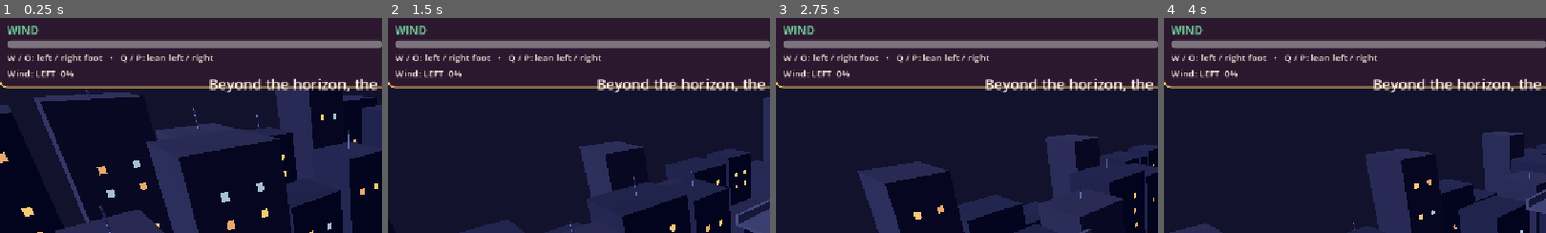
Above: before the commit, frames 1-4 (left to right).
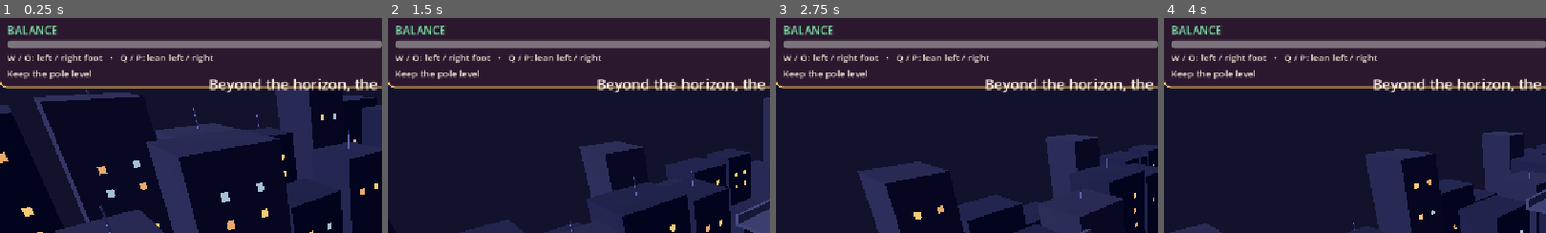
Above: after the commit, the same moments.

Repository: Ady-computerscience/tightrope_walker_alpha
Game: Godot game, scene res://scenes/main.tscn
The game is run twice, just before and just after one commit, with the same random seed, the same clock (stepped at 60 frames per second) and the same inputs.
Inputs:
- Up to frame 1 (0.25 s): no input
- Up to frame 2 (1.5 s): tap Enter at 0.5 s; hold P (lean_right) 0.53-1.28 s; tap Space (release) at 0.6, 1.35 s; hold Q (lean_left) from 1.28 s (still down)
- Up to frame 3 (2.75 s): release Q (lean_left) at 2.03 s; hold P (lean_right) from 2.03 s (still down); tap E at 2.1 s; tap Space (release) at 2.3 s
- Up to frame 4 (4 s): tap Space (release) at 2.85, 3.6 s; release P (lean_right) at 3.53 s; hold Q (lean_left) from 3.53 s (still down)
The pictures show only the part of the screen within x 0-50%, y 6-56%; the shares and areas given below are measured in that part.

The runs differ from the first frame. In frame 1, 0.9% of the frame differs, in the area x 2-24%, y 3-29%; in frame 2, 0.9%; in frame 3, 0.9%; in frame 4, 0.9%.

Commit message:
Disable baseline wind
Wind is disabled during the tightrope walk. Previously, Tower 1's walk
had random gusts of wind. Now, it is just a balance stage.

The wind code can be re-enabled with `WIND_ENABLED`. It will need to be
enabled for the minigames.

Diff:
--- a/scripts/game.gd
+++ b/scripts/game.gd
@@ -13,7 +13,7 @@
 const POLE_WAIST_Y := 1.15
 const POLE_FRONT_Z := -0.42
 const STORIES := [
-	"The wind has turned everyone back. Not tonight.",
+	"The skyline waits ahead. Find your balance and take the first step.",
 	"Even the birds doubt you. Let them watch you prove them wrong.",
 	"Halfway across. The rope knows your weight now.",
 	"One last sway. The stars are leaning in to see.",
@@ -288,7 +288,7 @@
 
 
 func _update_hud() -> void:
-	var cue := "Space: release tension"
+	var cue := "Keep the pole level"
 	match rules.stage_kind():
 		"Wind": cue = "Wind: %s  %.0f%%" % ["RIGHT" if rules.wind_dir > 0 else "LEFT", rules.wind_ramp * 100.0]
 		"Birds": cue = "Birds: lean %s" % ["RIGHT" if rules.bird_dir > 0 else "LEFT"] if rules.bird_phase == "warn" else "Watch for the birds"
--- a/scripts/game_hud.gd
+++ b/scripts/game_hud.gd
@@ -88,7 +88,7 @@
 	_balance.custom_minimum_size = Vector2(0, 12)
 	top_box.add_child(_balance)
 	top_box.add_child(_label("W / O: left / right foot   •   Q / P: lean left / right", 14, CREAM))
-	_cue = _label("Space: release tension", 14, CREAM)
+	_cue = _label("Keep the pole level", 14, CREAM)
 	top_box.add_child(_cue)
 
 	_caption = _label("", 22, CREAM)
--- a/scripts/tightrope_rules.gd
+++ b/scripts/tightrope_rules.gd
@@ -13,6 +13,7 @@
 const DAMPING := 1.8
 const LEAN_SMOOTHING := 6.0
 const WOBBLE := 0.28
+const WIND_ENABLED := false
 const WIND_PUSH := 0.9
 const WIND_RAMP_TIME := 1.2
 const BIRD_WARN := 2.2
@@ -88,6 +89,8 @@
 
 
 func stage_kind() -> String:
+	if tower == 1 and not WIND_ENABLED:
+		return "Balance"
 	return STAGES[tower - 1]
 
 
--- a/tests/test_rules.gd
+++ b/tests/test_rules.gd
@@ -9,6 +9,7 @@
 	_test_path()
 	_test_steps_and_checkpoints()
 	_test_checkpoint_respawn()
+	_test_wind_disabled()
 	_test_birds()
 	_test_tension()
 	_test_sway()
@@ -91,6 +92,17 @@
 	_check(run.state == "falling" and events.back().get("type") == "fall", "balance fall triggers for checkpoint test")
 
 
+func _test_wind_disabled() -> void:
+	var run := Rules.new(8)
+	_check(run.stage_kind() == "Balance", "tower one uses balance while wind is disabled")
+	for tick in 120:
+		for event in run.update(0.1, 0.0):
+			_check(event["type"] != "gust", "disabled wind emitted a gust at tick %d" % tick)
+		if run.state == "falling":
+			run.respawn()
+		_check(is_zero_approx(run.wind_ramp) and is_equal_approx(run.wind_timer, 0.6), "disabled wind changed its timer or ramp at tick %d" % tick)
+
+
 func _test_birds() -> void:
 	var run := Rules.new(4)
 	run.tower = 2
